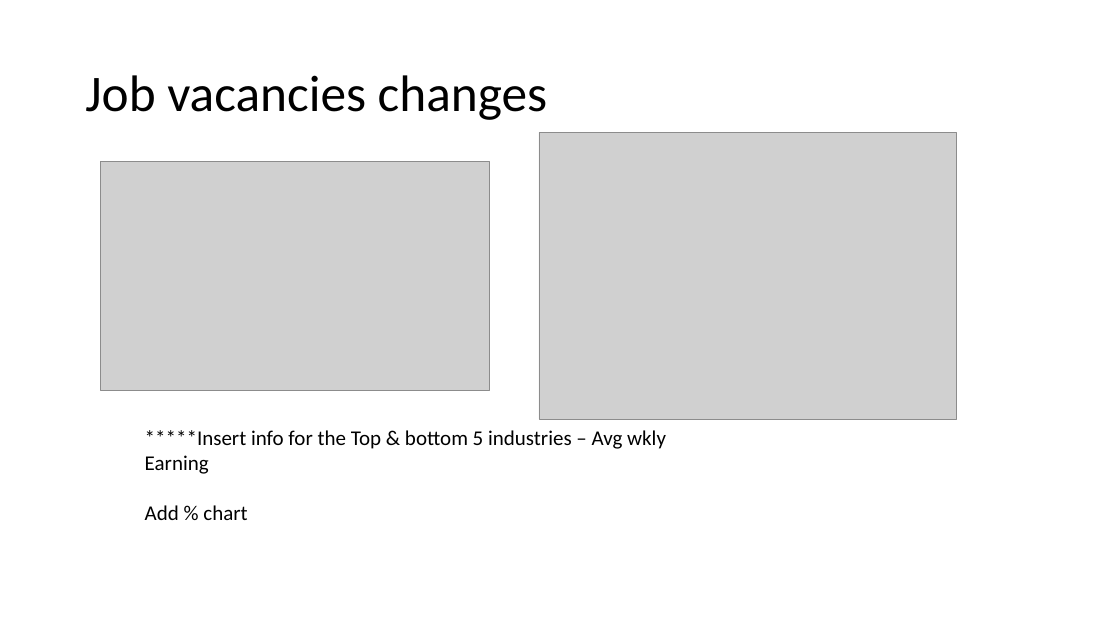
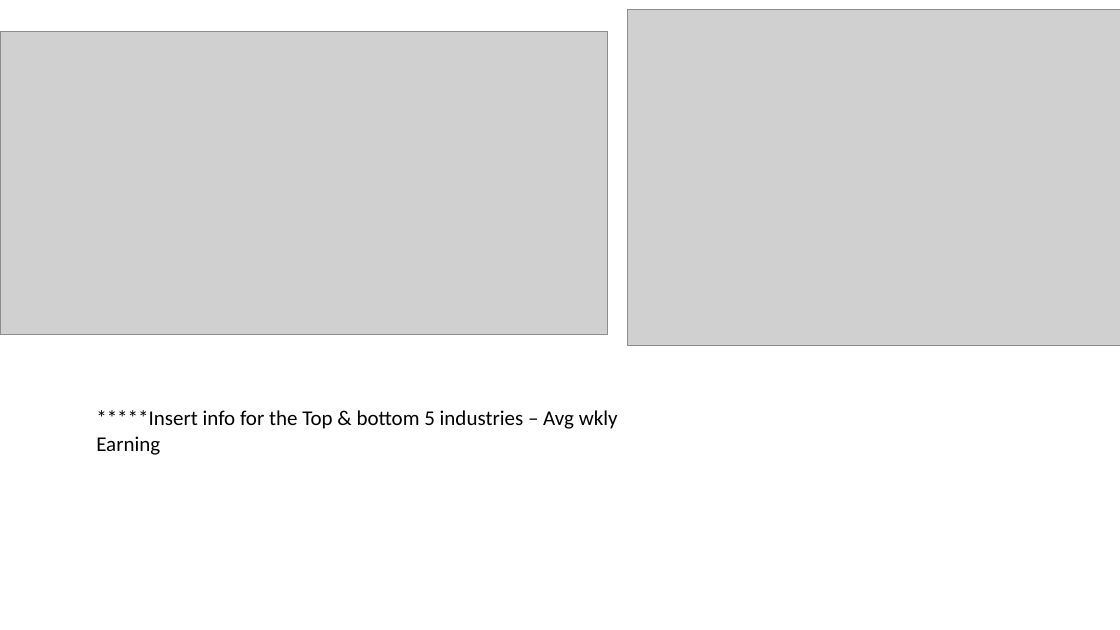
Before and after one commit to CarmenK2/GroupProject1, a slide deck: slide 8 of Presentation_ppt.pptx (slide 9 before the commit). Drawn at 1120x630 pixels with LibreOffice and Linux fonts; fonts in the diff are those of the drawing; grey boxes stand for pictures. Boxes give left, top, right and bottom in pixels: in the first picture for what was removed or moved away, otherwise in the second. Text is boxed around its words. In the diff, an @@ line names an element or a change of style, - is before the commit and + after.

```diff
--- a/Presentation_ppt.pptx
+++ b/Presentation_ppt.pptx
@@ picture added at <box>628,9,1120,345</box> @@
@@ picture added at <box>0,31,607,334</box> @@
@@ title removed at <box>85,75,547,120</box> @@
-Job vacancies changes
@@ picture removed at <box>539,133,957,419</box> @@
@@ picture removed at <box>101,161,489,390</box> @@
@@ text "*****Insert info for the Top ...": place and size @@
-text "*****Insert info for the Top ..." at <box>145,430,666,520</box>
+text "*****Insert info for the Top ..." at <box>96,410,618,455</box>
@@ text at <box>145,505,247,520</box>: paragraph removed @@
-Add % chart
```
Also in this commit, not shown: 1 other slide changed, 1 slide added, 2 slides removed, 5 other files.
